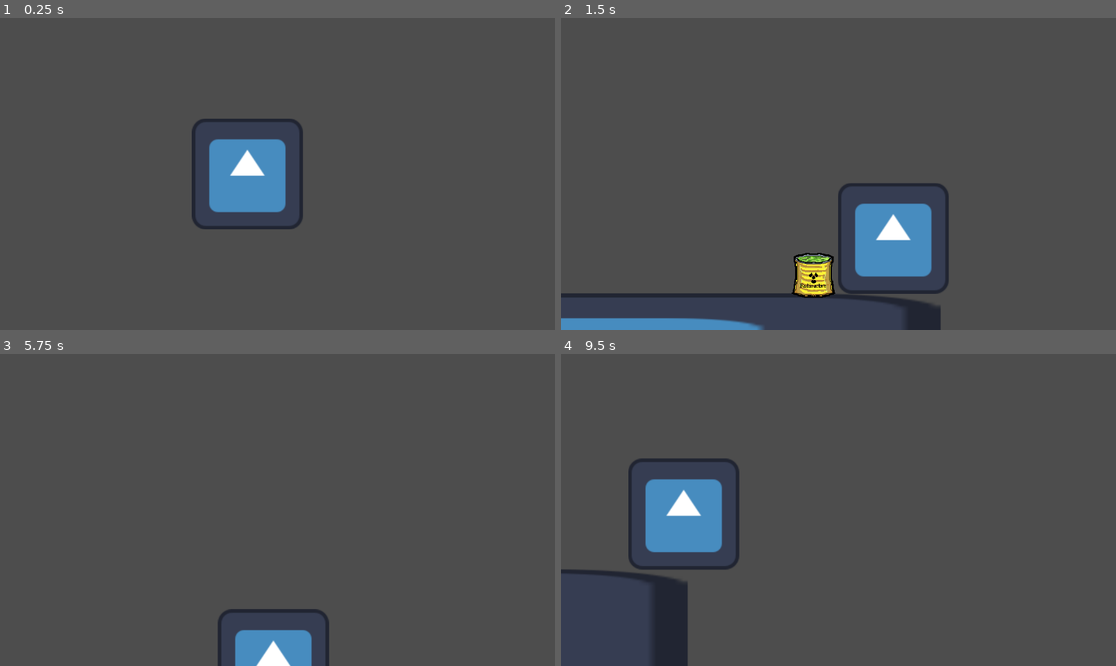
Above: before the commit, frames 1-4 (two rows, left to right).
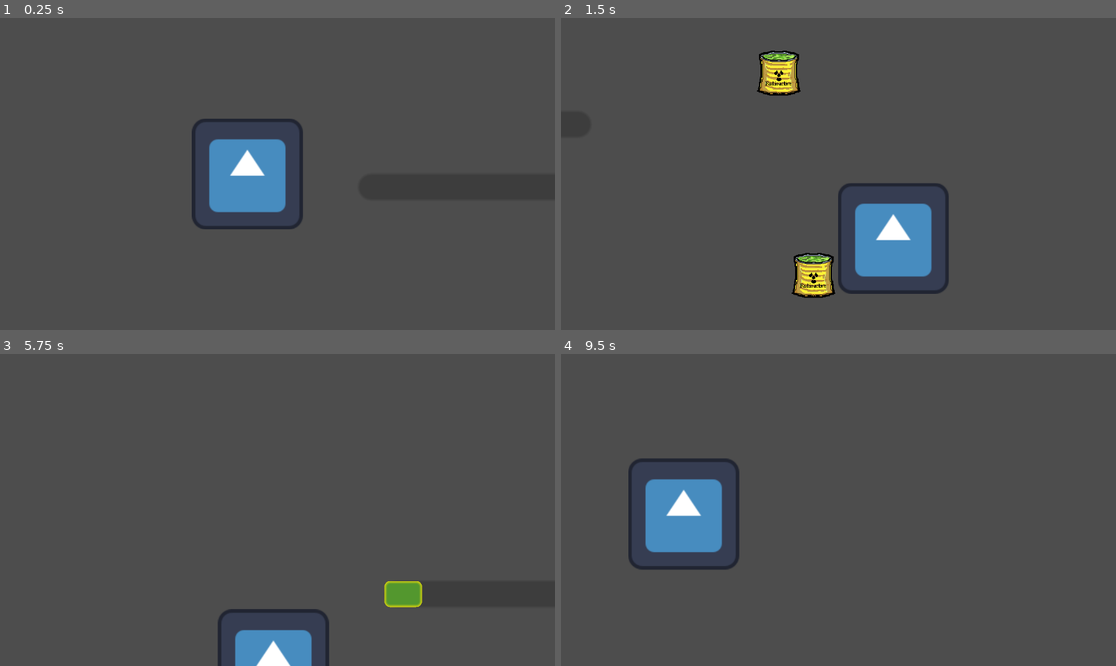
Above: after the commit, the same moments.

Repository: Savannah-Jones/Alien-X
Game: Godot game, scene res://Scenes/TestScene.tscn
Same seed, same stepped clock (60 frames per second), same inputs: the game is played once before the commit and once after it. This scene is started directly instead of the project's main scene. The engine's default icon, where the game draws it, is replaced by a stand-in: a white triangle on a blue panel in a dark square.
Inputs:
- Up to frame 1 (0.25 s): no input
- Up to frame 2 (1.5 s): hold Right (ui_right) 0.53-1.28 s; hold Down (ui_down) from 1.28 s (still down)
- Up to frame 3 (5.75 s): release Down (ui_down) at 2.03 s; hold Right (ui_right) 2.03-2.78 s; hold Up (ui_up) 2.78-3.53 s; hold Left (ui_left) 3.53-5.03 s; hold Down (ui_down) from 5.03 s (still down)
- Up to frame 4 (9.5 s): release Down (ui_down) at 5.78 s; hold Right (ui_right) 5.78-6.53 s; hold Up (ui_up) 6.53-7.28 s; hold Right (ui_right) 7.28-8.03 s; hold Down (ui_down) 8.03-8.78 s; hold Left (ui_left) from 8.78 s (still down)

The runs differ from the first frame. In frame 2, 3.9% of the frame differs, in the area x 0-69%, y 10-100%; in frame 3, 0.6%; in frame 4, 2.3%.

Commit message:
Progress bar for collecting items added

Diff:
--- a/maze-game/Scenes/TestScene.tscn
+++ b/maze-game/Scenes/TestScene.tscn
@@ -1,5 +1,6 @@
-[gd_scene load_steps=6 format=3 uid="uid://kxwotaxvw60r"]
+[gd_scene load_steps=8 format=3 uid="uid://kxwotaxvw60r"]
 
+[ext_resource type="Script" uid="uid://dpscb5k1cqsel" path="res://Scripts/test_scene.gd" id="1_0f5h7"]
 [ext_resource type="PackedScene" uid="uid://d4go6lmobu85h" path="res://Scenes/RunnerPlayer.tscn" id="1_8k7wh"]
 [ext_resource type="PackedScene" uid="uid://c6j08mitwwfla" path="res://Scenes/SeekerPlayer.tscn" id="2_0f5h7"]
 [ext_resource type="Texture2D" uid="uid://cbwbvoswrovsv" path="res://icon.svg" id="2_iufkg"]
@@ -8,7 +9,22 @@
 [sub_resource type="RectangleShape2D" id="RectangleShape2D_qsjrb"]
 size = Vector2(399, 45)
 
+[sub_resource type="StyleBoxFlat" id="StyleBoxFlat_0f5h7"]
+bg_color = Color(0.323717, 0.592804, 0.181635, 1)
+border_width_left = 1
+border_width_top = 1
+border_width_right = 1
+border_width_bottom = 1
+border_color = Color(0.843321, 0.832082, 0.0555937, 1)
+border_blend = true
+corner_radius_top_left = 2
+corner_radius_top_right = 2
+corner_radius_bottom_right = 2
+corner_radius_bottom_left = 2
+anti_aliasing = false
+
 [node name="TestScene" type="Node2D"]
+script = ExtResource("1_0f5h7")
 
 [node name="Runner" parent="." instance=ExtResource("1_8k7wh")]
 
@@ -16,6 +32,7 @@
 visible = false
 
 [node name="StaticBody2D" type="StaticBody2D" parent="."]
+visible = false
 position = Vector2(0, 127)
 
 [node name="Sprite2D" type="Sprite2D" parent="StaticBody2D"]
@@ -27,6 +44,27 @@
 position = Vector2(4.5, -41.5)
 shape = SubResource("RectangleShape2D_qsjrb")
 
-[node name="Collectible" parent="." instance=ExtResource("3_0f5h7")]
+[node name="UI" type="Control" parent="."]
+layout_mode = 3
+anchors_preset = 0
+offset_right = 40.0
+offset_bottom = 40.0
+
+[node name="ProgressBar" type="ProgressBar" parent="UI"]
+layout_mode = 0
+offset_right = 82.0
+offset_bottom = 9.0
+theme_override_styles/fill = SubResource("StyleBoxFlat_0f5h7")
+max_value = 7.0
+step = 1.0
+show_percentage = false
+
+[node name="Collectibles" type="Node" parent="."]
+
+[node name="Collectible" parent="Collectibles" instance=ExtResource("3_0f5h7")]
 position = Vector2(159, 55)
 scale = Vector2(0.622244, 0.622244)
+
+[node name="Collectible2" parent="Collectibles" instance=ExtResource("3_0f5h7")]
+position = Vector2(147, 9)
+scale = Vector2(0.622244, 0.622244)
--- a/maze-game/Scenes/game.tscn
+++ b/maze-game/Scenes/game.tscn
@@ -1,3 +1,35 @@
-[gd_scene format=3 uid="uid://2wifp8jfldnn"]
+[gd_scene load_steps=3 format=3 uid="uid://2wifp8jfldnn"]
+
+[ext_resource type="Script" uid="uid://b7a25tf6mp267" path="res://Scripts/game.gd" id="1_ebmjs"]
+
+[sub_resource type="StyleBoxFlat" id="StyleBoxFlat_ebmjs"]
+bg_color = Color(0.323717, 0.592804, 0.181635, 1)
+border_width_left = 1
+border_width_top = 1
+border_width_right = 1
+border_width_bottom = 1
+border_color = Color(0.843321, 0.832082, 0.0555937, 1)
+border_blend = true
+corner_radius_top_left = 2
+corner_radius_top_right = 2
+corner_radius_bottom_right = 2
+corner_radius_bottom_left = 2
+anti_aliasing = false
 
 [node name="Game" type="Node2D"]
+script = ExtResource("1_ebmjs")
+
+[node name="UI" type="Control" parent="."]
+layout_mode = 3
+anchors_preset = 0
+offset_right = 40.0
+offset_bottom = 40.0
+
+[node name="ProgressBar" type="ProgressBar" parent="UI"]
+layout_mode = 0
+offset_right = 82.0
+offset_bottom = 9.0
+theme_override_styles/fill = SubResource("StyleBoxFlat_ebmjs")
+max_value = 7.0
+step = 1.0
+show_percentage = false
--- a/maze-game/Scripts/collectible.gd
+++ b/maze-game/Scripts/collectible.gd
@@ -2,7 +2,7 @@
 class_name Items
 
 @onready var anim = $AnimatedSprite2D
-var itemsCollected = 0;
+static var itemsCollected = 0;
 
 # Called when the node enters the scene tree for the first time.
 func _ready() -> void:
--- /dev/null
+++ b/maze-game/Scripts/game.gd
@@ -0,0 +1,12 @@
+extends Node2D
+
+@onready var objectiveBar = $UI/ProgressBar
+
+# Called when the node enters the scene tree for the first time.
+func _ready() -> void:
+	pass # Replace with function body.
+
+
+# Called every frame. 'delta' is the elapsed time since the previous frame.
+func _process(delta: float) -> void:
+	objectiveBar.value = Items.itemsCollected
--- /dev/null
+++ b/maze-game/Scripts/test_scene.gd
@@ -0,0 +1,12 @@
+extends Node2D
+
+@onready var objectiveBar = $UI/ProgressBar
+
+# Called when the node enters the scene tree for the first time.
+func _ready() -> void:
+	pass # Replace with function body.
+
+
+# Called every frame. 'delta' is the elapsed time since the previous frame.
+func _process(delta: float) -> void:
+	objectiveBar.value = Items.itemsCollected
Not shown, added: maze-game/Scripts/game.gd.uid
Not shown, added: maze-game/Scripts/test_scene.gd.uid
